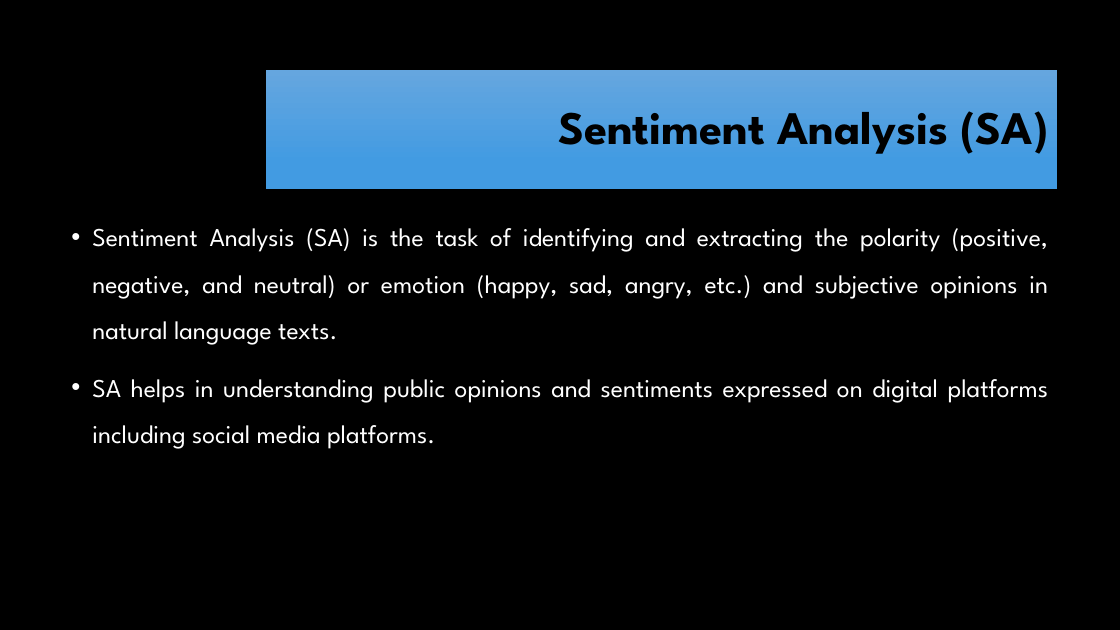
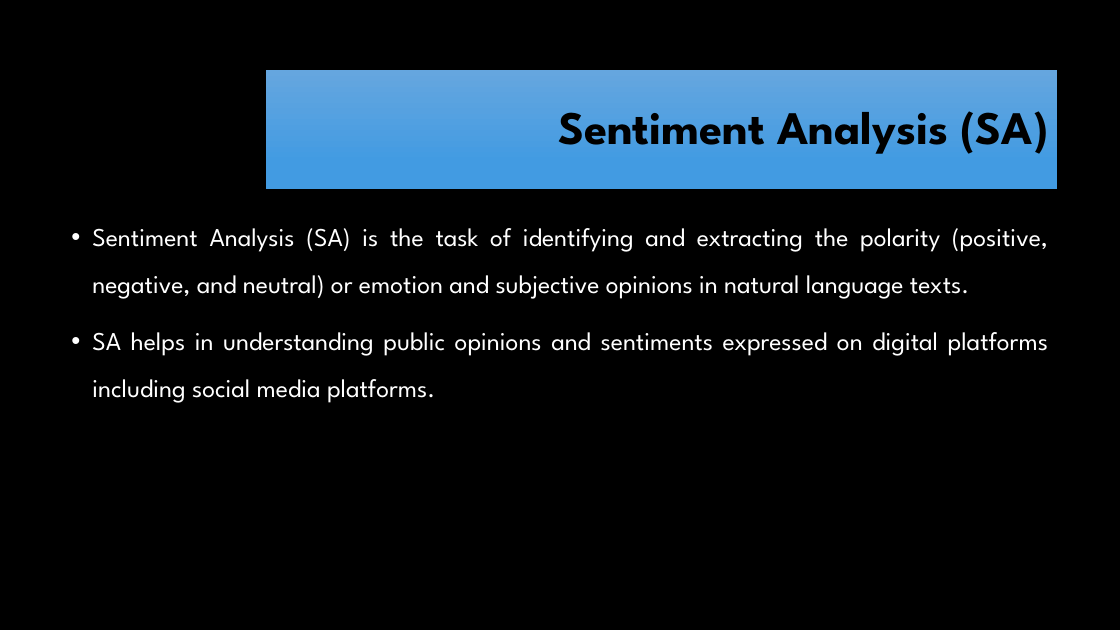
Before and after one commit to RayGone/Thesis, a slide deck: slide 3 of Proposal Defense Presentation.pptx (slide 2 before the commit). Drawn at 1120x630 pixels with LibreOffice and Linux fonts; fonts in the diff are those of the drawing; background and template pictures are left out. Boxes give left, top, right and bottom in pixels: in the first picture for what was removed or moved away, otherwise in the second. Text is boxed around its words. In the diff, an @@ line names an element or a change of style, - is before the commit and + after.

```diff
--- a/Proposal Defense Presentation.pptx
+++ b/Proposal Defense Presentation.pptx
@@ text at box(92, 228, 1048, 299): text changed @@
-• Sentiment Analysis (SA) is the task of identifying and extracting the polarity (positive, negative, and neutral) or emotion (happy, sad, angry, etc.) and subjective opinions in natural language texts.
+• Sentiment Analysis (SA) is the task of identifying and extracting the polarity (positive, negative, and neutral) or emotion and subjective opinions in natural language texts.
```
Also in this commit, not shown: 12 other slides changed, 6 slides added, 1 slide removed.
